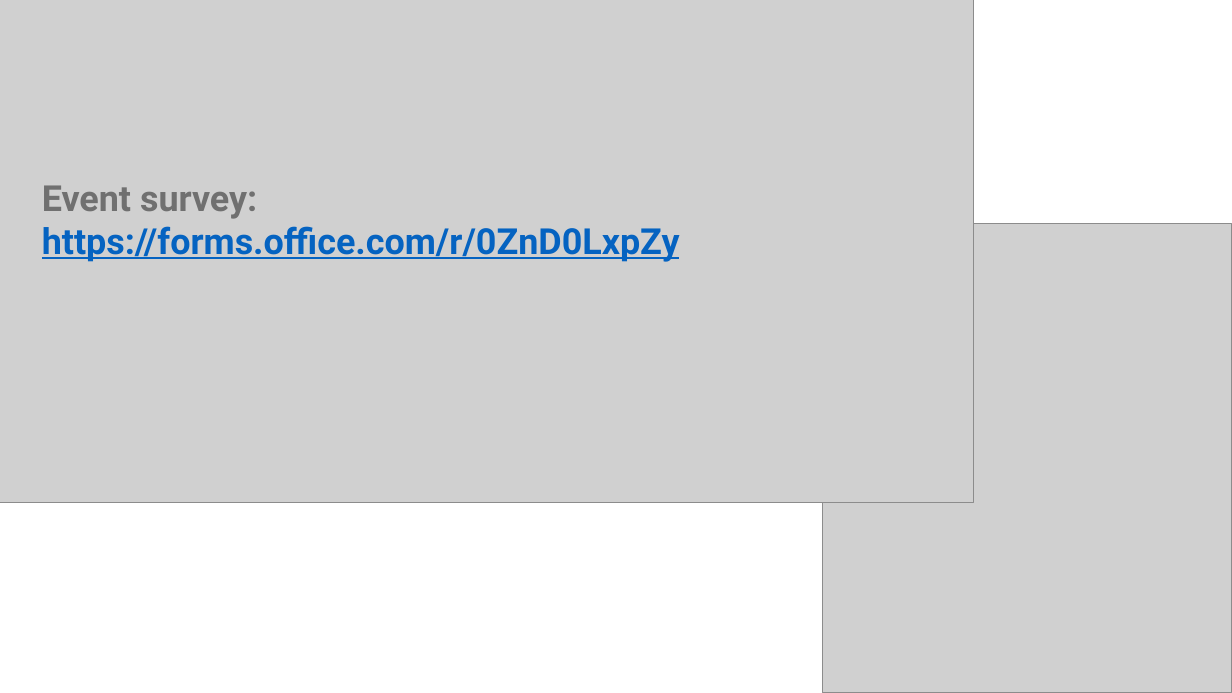
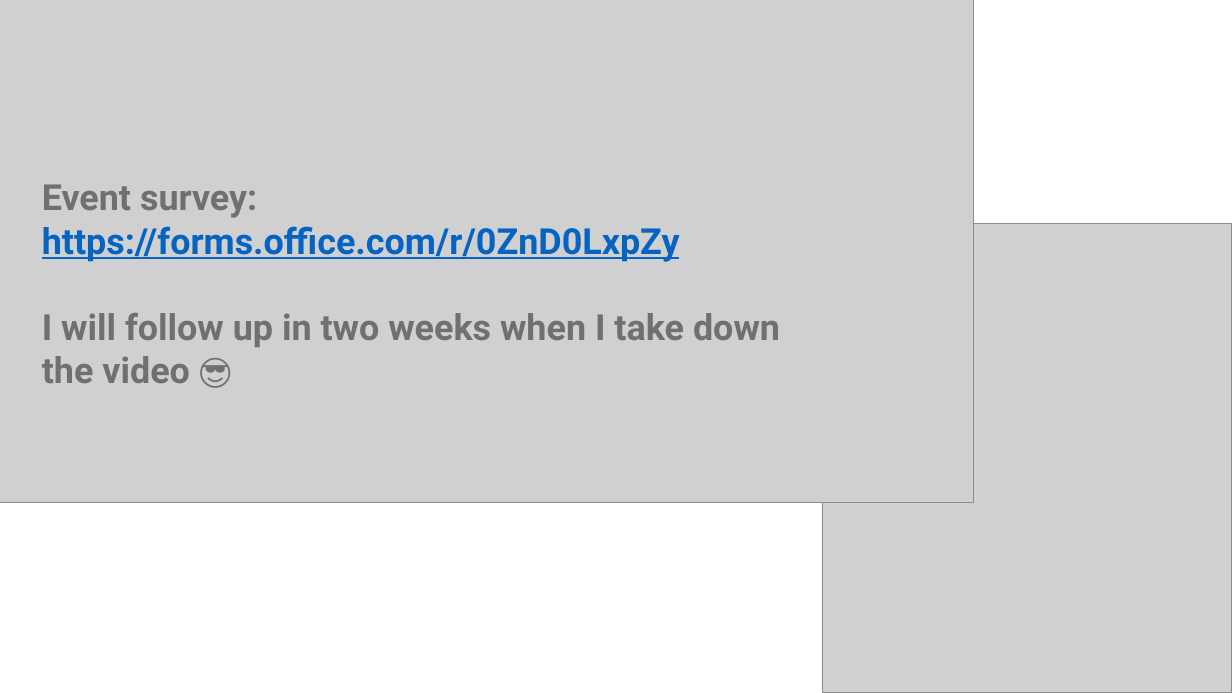
Before and after one commit to stringfestdata/aina-getting-started-accountants, a slide deck: slide 12 of aina-getting-started-accountants.pptx. Drawn at 1232x693 pixels with LibreOffice and Linux fonts; fonts in the diff are those of the drawing; grey boxes stand for pictures. Boxes give left, top, right and bottom in pixels: in the first picture for what was removed or moved away, otherwise in the second. Text is boxed around its words. In the diff, an @@ line names an element or a change of style, - is before the commit and + after.

```diff
--- a/aina-getting-started-accountants.pptx
+++ b/aina-getting-started-accountants.pptx
@@ text at (x1=42, y1=313, x2=780, y2=383): paragraph added @@
+I will follow up in two weeks when I take down the video 😎
```
Also in this commit, not shown: 2 other slides changed, 1 other file.
